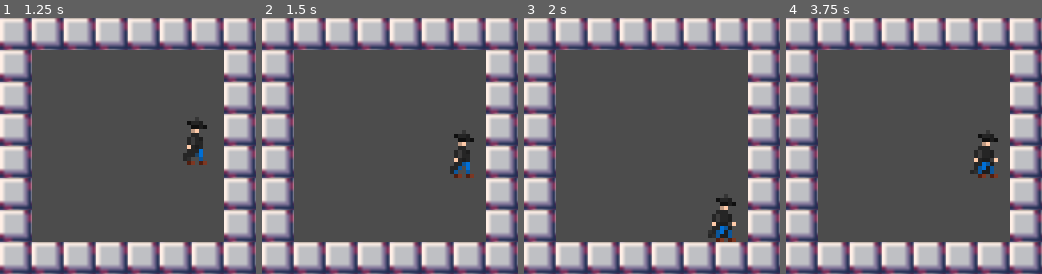
Above: before the commit, frames 1-4 (left to right).
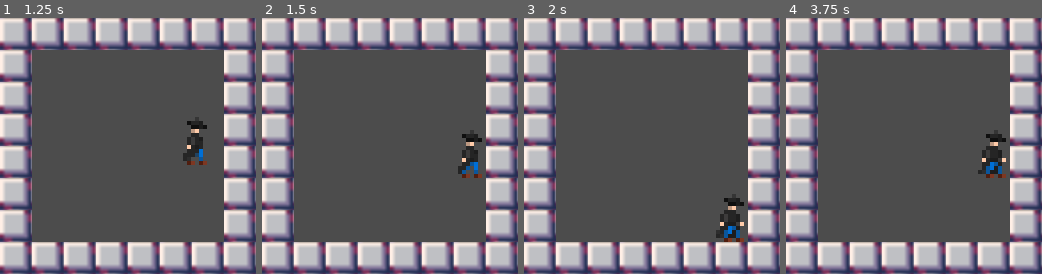
Above: after the commit, the same moments.

Repository: RegressionWorks/lowrezjam19entry
Game: Godot game, scene res://scenes/stage/Stage.tscn
Two runs of this game, one before a commit and one after it. Both use one fixed random seed, a clock stepped at 60 frames per second and the inputs below.
Inputs:
- Up to frame 1 (1.25 s): hold Right (ui_right) from 0.53 s (still down); tap Up (jump) at 0.77 s
- Up to frame 2 (1.5 s): keep holding Right (ui_right)
- Up to frame 3 (2 s): keep holding Right (ui_right); tap Up (jump) at 1.52 s
- Up to frame 4 (3.75 s): release Right (ui_right) at 2.03 s; hold Left (ui_left) 2.03-2.78 s; hold Right (ui_right) from 2.78 s (still down); tap Up (jump) at 3.02 s

Frame 1 is identical in both runs. In frame 2, 1.3% of the frame differs, in the area x 73-86%, y 45-63%; in frame 3, 1.4%, in the area x 71-86%, y 70-88%; in frame 4, 1.4%.

Commit message:
Fit collision shape closer to the sprite

Diff:
--- a/project/scenes/player/Player.tscn
+++ b/project/scenes/player/Player.tscn
@@ -4,7 +4,7 @@
 [ext_resource path="res://assets/sprites/player.png" type="Texture" id=2]
 
 [sub_resource type="RectangleShape2D" id=1]
-extents = Vector2( 6, 6 )
+extents = Vector2( 4, 6 )
 
 [sub_resource type="Animation" id=2]
 resource_name = "death"
